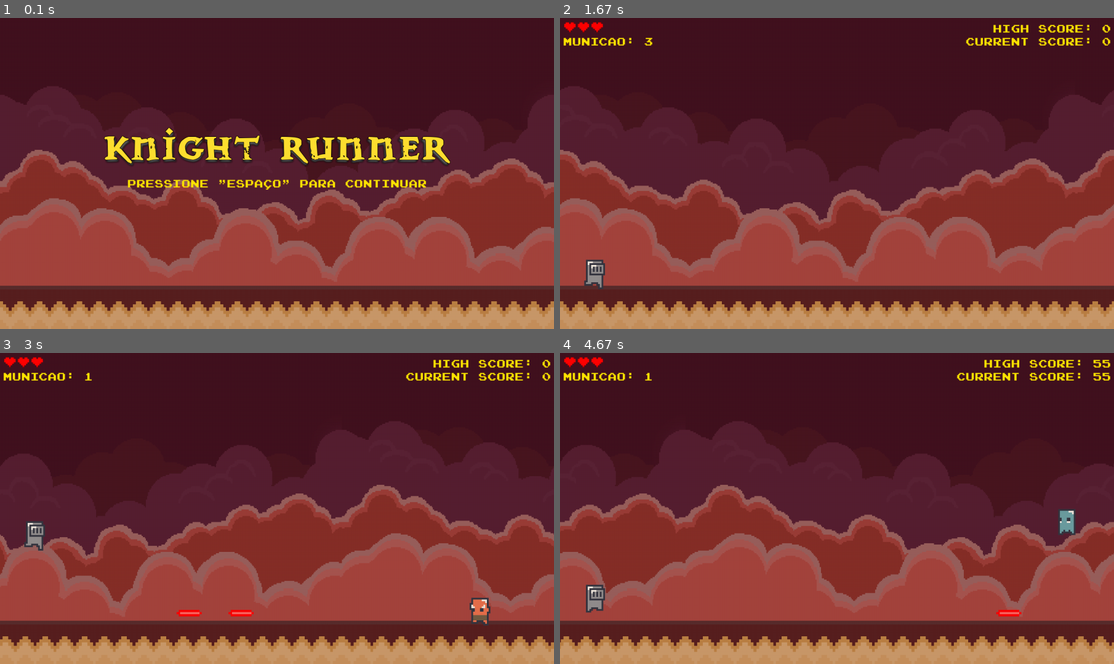
Above: before the commit, frames 1-4 (two rows, left to right).
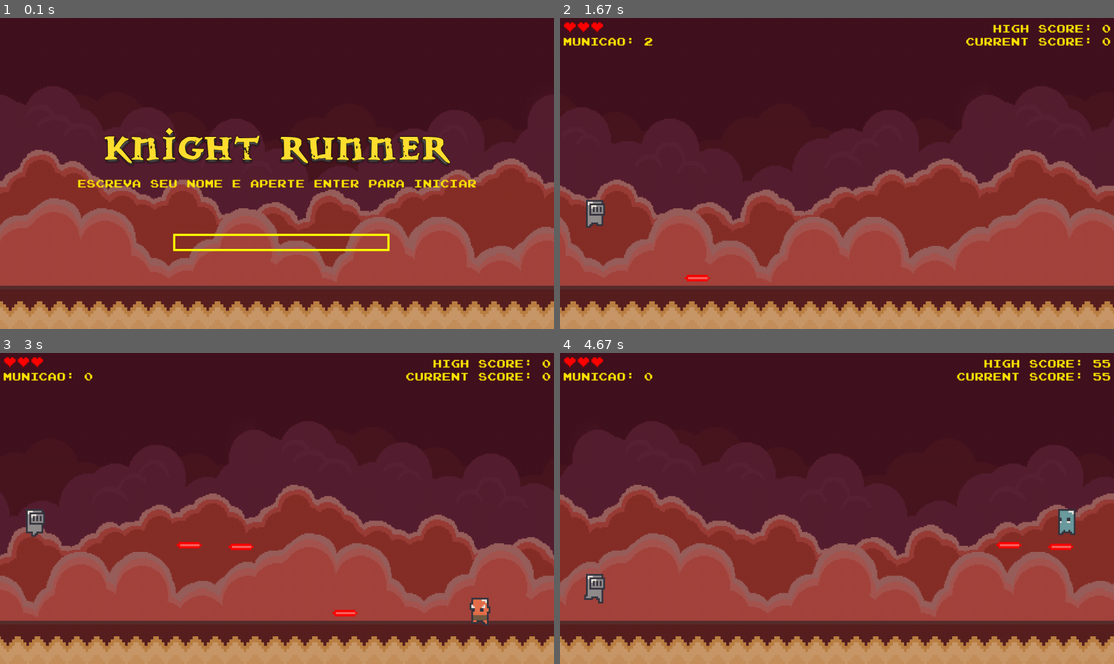
Above: after the commit, the same moments.

Repository: insper-classroom/devlife-23-1-projeto-pygame-henrique-e-guilherme
Game: pygame game, started from jogo/funcoes/jogo.py
Two runs of this game, one before a commit and one after it. Both use one fixed random seed, a clock stepped at 60 frames per second and the inputs below.
Inputs (mouse positions are in pixels of both pictures, inside the frame that each line leads up to):
- Up to frame 1 (0.1 s): no input
- Up to frame 2 (1.67 s): tap Enter at 0.33 s; tap Space at 0.67, 1.33 s; click (665, 126) at 1.05 s
- Up to frame 3 (3 s): click (288, 402) at 1.72 s; click (249, 589) at 2.05 s; tap Space at 2.4, 2.7 s
- Up to frame 4 (4.67 s): tap Space at 3.23, 3.53, 4.63 s

The runs differ from the first frame. In frame 1, 1.9% of the frame differs, in the area x 14-86%, y 51-76%; in frame 2, 21%; in frame 3, 21%, in the area x 0-100%, y 6-97%; in frame 4, 21%.

Commit message:
Inserir texto e guardar highscore em arquivo

Diff:
--- a/jogo/funcoes/classes.py
+++ b/jogo/funcoes/classes.py
@@ -1,6 +1,34 @@
 import pygame
 import random
 
+class TextBox():
+    def __init__ (self, fonte, assets):
+        self.rect = pygame.Rect(400, 500, 500 , 40)
+        self.assets = assets
+        self.text = ''
+        self.text_surface = fonte.render(self.text, True, 'Red')
+        self.pode_escrever = False
+        self.fonte = fonte
+
+    def escreve(self, event):
+        if event.type == pygame.MOUSEBUTTONDOWN:
+            print (self.rect)
+            if  self.rect.collidepoint(event.pos):
+                self.pode_escrever = True
+            else:
+                self.pode_escrever = False
+        if event.type == pygame.KEYDOWN and self.pode_escrever:
+            if event.key == pygame.K_RETURN:
+                self.assets['usuario_atual'] = self.text
+            elif event.key == pygame.K_BACKSPACE:
+                self.text = self.text[:-1]
+            else:
+                self.text += event.unicode
+            self.text_surface = self.fonte.render(self.text, True, 'Yellow')
+            return self.text_surface
+    def draw(self, screen):
+        screen.blit(self.text_surface, (self.rect.x + 5, self.rect.y + 5))
+        pygame.draw.rect(screen, 'Yellow', self.rect, 5)
 
 
 class TelaInicial():
@@ -8,10 +36,11 @@
         self.dicionario = assets
         self.tela = assets['tela']
         self.fonte = pygame.font.Font(assets['fonte'], 50)
-
         self.fonte2 = assets['fonte2']
-        self.texto2 = self.fonte2.render('Pressione "ESPAÇO" para continuar', True, (255, 230, 0))
+        self.texto2 = self.fonte2.render('Escreva seu nome e aperte ENTER para iniciar', True, (255, 230, 0))
+        self.caixa_de_texto = TextBox(self.fonte2, assets)
         self.texto2_pos_x = 640 - self.texto2.get_rect()[2] / 2
+
 
         self.logo = pygame.transform.scale(pygame.image.load('jogo/assets/logo.png'), (812, 98))
 
@@ -33,6 +62,7 @@
         self.tela.blit(self.logo, (234, 250))
 
         self.tela.blit(self.texto2, (self.texto2_pos_x, 368))
+        self.caixa_de_texto.draw(self.tela)
         pygame.display.update()
 
     def update(self, assets):
@@ -40,6 +70,79 @@
             pygame.mixer_music.load('jogo/assets/musica_inicial.mp3')
             pygame.mixer_music.set_volume(0.2)
             pygame.mixer_music.play()
+            self.musica_tela_inicial_tocando = True
+
+        for event in pygame.event.get():
+            if event.type == pygame.QUIT:
+                pygame.quit()
+                return False
+            if event.type == pygame.KEYDOWN:
+                if event.key == pygame.K_RETURN:
+                    self.botao_som.play()
+                    self.tem_que_trocar = True
+            self.caixa_de_texto.escreve(event)
+        return True
+
+    def troca_tela(self):
+        if self.tem_que_trocar:
+            return TelaInstrucoes(self.dicionario)
+        else:
+            return self
+
+class TelaInstrucoes():
+    def __init__(self, assets):
+        self.dicionario = assets
+        self.tela = assets['tela']
+        self.fonte = pygame.font.Font(assets['fonte'], 50)
+        self.fonte2 = assets['fonte2']
+        self.fonte2_grande = assets['fonte2_grande']
+
+        self.texto2 = self.fonte2_grande.render('COMO JOGAR:', True, (255, 230, 0))
+        self.texto2_pos_x = 640 - self.texto2.get_rect()[2] / 2
+
+        self.texto3 = self.fonte2.render('- Pressione "ESPAÇO" para pular', True, (255, 230, 0))
+        self.texto3_pos_x = 640 - self.texto3.get_rect()[2] / 2
+
+        self.texto4 = self.fonte2.render('- Pressione "BOTÃO MOUSE 1" para atirar', True, (255, 230, 0))
+        self.texto4_pos_x = 640 - self.texto4.get_rect()[2] / 2
+
+        self.texto5 = self.fonte2.render('- Sobreviva por mais tempo para obter pontos', True, (255, 230, 0))
+        self.texto5_pos_x = 640 - self.texto5.get_rect()[2] / 2
+
+        self.texto6 = self.fonte2.render('- Mate monstros para obter pontos', True, (255, 230, 0))
+        self.texto6_pos_x = 640 - self.texto6.get_rect()[2] / 2
+
+        self.texto7 = self.fonte2.render('PRESSIONE "ESPAÇO" PARA CONTINUAR', True, (255, 230, 0))
+        self.texto7_pos_x = 640 - self.texto7.get_rect()[2] / 2
+
+        self.fundo = assets['fundo']
+        self.chao = assets['ground']
+
+        self.musica_tela_inicial_tocando = True
+
+        self.botao_som = pygame.mixer.Sound('jogo/assets/botao_som.mp3')
+
+        self.tem_que_trocar = False
+
+    def desenha(self):
+        self.tela.fill((255, 255, 255))
+
+        self.tela.blit(self.fundo, (0, 0))
+        self.tela.blit(self.chao, (0, 620))
+
+        self.tela.blit(self.texto2, (self.texto2_pos_x, 100))
+        self.tela.blit(self.texto3, (self.texto3_pos_x, 220))
+        self.tela.blit(self.texto4, (self.texto4_pos_x, 290))
+        self.tela.blit(self.texto5, (self.texto5_pos_x, 360))
+        self.tela.blit(self.texto6, (self.texto6_pos_x, 430))
+        self.tela.blit(self.texto7, (self.texto7_pos_x, 550))
+        pygame.display.update()
+
+    def update(self, assets):
+        if not self.musica_tela_inicial_tocando:
+            # pygame.mixer_music.load('jogo/assets/musica_inicial.ogg')
+            # pygame.mixer_music.set_volume(0.3)
+            # pygame.mixer_music.play()
             self.musica_tela_inicial_tocando = True
 
         for event in pygame.event.get():
@@ -54,85 +157,12 @@
 
     def troca_tela(self):
         if self.tem_que_trocar:
-            return TelaInstrucoes(self.dicionario)
-        else:
-            return self
-
-class TelaInstrucoes():
-    def __init__(self, assets):
-        self.dicionario = assets
-        self.tela = assets['tela']
-        self.fonte = pygame.font.Font(assets['fonte'], 50)
-        self.fonte2 = assets['fonte2']
-        self.fonte2_grande = assets['fonte2_grande']
-
-        self.texto2 = self.fonte2_grande.render('COMO JOGAR:', True, (255, 230, 0))
-        self.texto2_pos_x = 640 - self.texto2.get_rect()[2] / 2
-
-        self.texto3 = self.fonte2.render('- Pressione "ESPAÇO" para pular', True, (255, 230, 0))
-        self.texto3_pos_x = 640 - self.texto3.get_rect()[2] / 2
-
-        self.texto4 = self.fonte2.render('- Pressione "BOTÃO MOUSE 1" para atirar', True, (255, 230, 0))
-        self.texto4_pos_x = 640 - self.texto4.get_rect()[2] / 2
-
-        self.texto5 = self.fonte2.render('- Sobreviva por mais tempo para obter pontos', True, (255, 230, 0))
-        self.texto5_pos_x = 640 - self.texto5.get_rect()[2] / 2
-
-        self.texto6 = self.fonte2.render('- Mate monstros para obter pontos', True, (255, 230, 0))
-        self.texto6_pos_x = 640 - self.texto6.get_rect()[2] / 2
-
-        self.texto7 = self.fonte2.render('PRESSIONE "ESPAÇO" PARA CONTINUAR', True, (255, 230, 0))
-        self.texto7_pos_x = 640 - self.texto7.get_rect()[2] / 2
-
-        self.fundo = assets['fundo']
-        self.chao = assets['ground']
-
-        self.musica_tela_inicial_tocando = True
-
-        self.botao_som = pygame.mixer.Sound('jogo/assets/botao_som.mp3')
-
-        self.tem_que_trocar = False
-
-    def desenha(self):
-        self.tela.fill((255, 255, 255))
-
-        self.tela.blit(self.fundo, (0, 0))
-        self.tela.blit(self.chao, (0, 620))
-
-        self.tela.blit(self.texto2, (self.texto2_pos_x, 100))
-        self.tela.blit(self.texto3, (self.texto3_pos_x, 220))
-        self.tela.blit(self.texto4, (self.texto4_pos_x, 290))
-        self.tela.blit(self.texto5, (self.texto5_pos_x, 360))
-        self.tela.blit(self.texto6, (self.texto6_pos_x, 430))
-        self.tela.blit(self.texto7, (self.texto7_pos_x, 550))
-        pygame.display.update()
-
-    def update(self, assets):
-        if not self.musica_tela_inicial_tocando:
-            # pygame.mixer_music.load('jogo/assets/musica_inicial.ogg')
-            # pygame.mixer_music.set_volume(0.3)
-            # pygame.mixer_music.play()
-            self.musica_tela_inicial_tocando = True
-
-        for event in pygame.event.get():
-            if event.type == pygame.QUIT:
-                pygame.quit()
-                return False
-            if event.type == pygame.KEYDOWN:
-                if event.key == pygame.K_SPACE:
-                    self.botao_som.play()
-                    self.tem_que_trocar = True
-        return True
-
-    def troca_tela(self):
-        if self.tem_que_trocar:
             return TelaJogo(self.dicionario)
         else:
             return self
 
 class TelaJogo():
     def __init__(self, assets):
-
         self.fonte = pygame.font.Font(assets['fonte'], 50)
         self.dicionario = assets
         #Adicionei essas imagens so para testar e dps mudar
@@ -297,6 +327,9 @@
         if self.jogador.vidas <=0:
             self.tem_que_trocar = True
             assets['pontuacao'] = self.pontuacao
+            f = open("usuarios.txt", "a")
+            f.write(f'{assets["usuario_atual"]}: '+f'{assets["highscore"]}''\n')
+            f.close()
 
         #Pontuação
         self.timer_pontuacao_fim = pygame.time.get_ticks() // 1000
@@ -330,7 +363,6 @@
             return TelaGameOver(self.dicionario)
         else:
             return self
-
 
 class Jogador(pygame.sprite.Sprite):
     def __init__(self):
--- a/jogo/funcoes/funcoes_do_jogo.py
+++ b/jogo/funcoes/funcoes_do_jogo.py
@@ -23,6 +23,7 @@
         'fundo': pygame.transform.scale((pygame.image.load('jogo/assets/Red Sky.png').convert_alpha()), (1280, 720)),
         'ground': pygame.transform.scale((pygame.image.load('jogo/assets/ground1.png').convert_alpha()), (1280, 300)),
 
+        'usuario_atual': '',
         'highscore': 0,
         'pontuacao': 0,
     }
Empty file added: usuarios.txt
